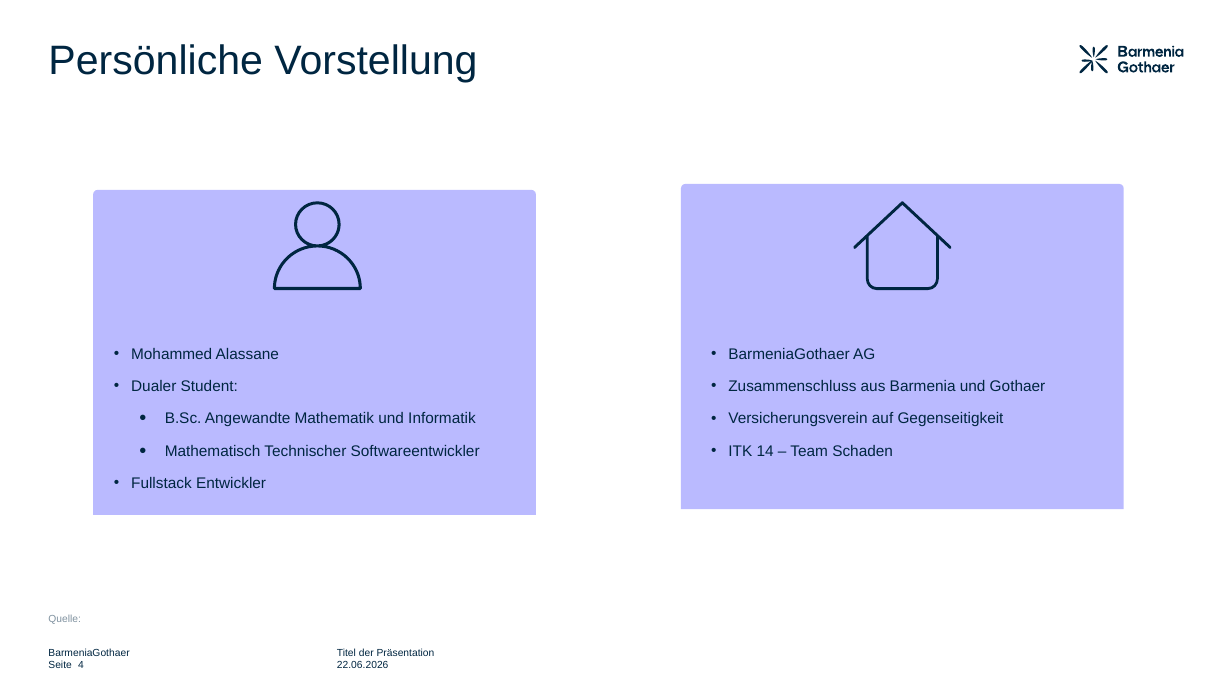
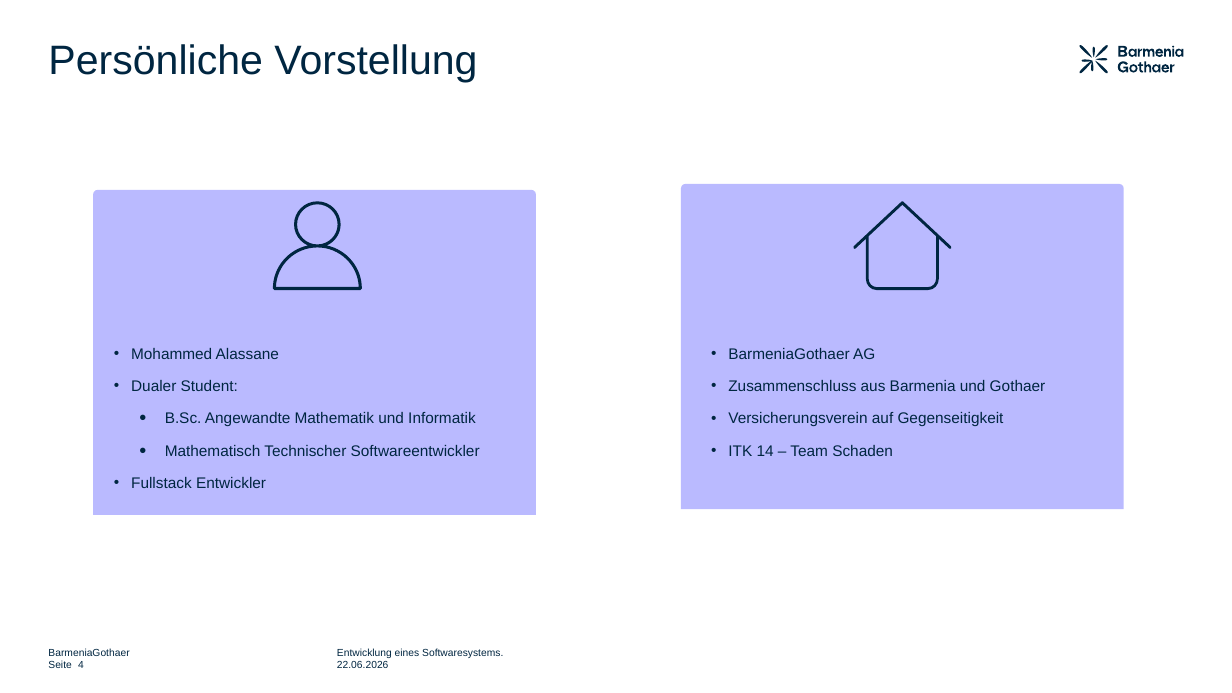
Before and after one commit to TheMonou/GroPro-IHK, a slide deck: slide 4 of Dokumentation/Entwicklung eines Softwaresystems.pptx. Drawn at 1232x693 pixels with LibreOffice and Linux fonts; fonts in the diff are those of the drawing. Boxes give left, top, right and bottom in pixels: in the first picture for what was removed or moved away, otherwise in the second. Text is boxed around its words. In the diff, an @@ line names an element or a change of style, - is before the commit and + after.

```diff
--- a/Dokumentation/Entwicklung eines Softwaresystems.pptx
+++ b/Dokumentation/Entwicklung eines Softwaresystems.pptx
@@ text removed at bbox=[48, 615, 81, 624] @@
-Quelle:
@@ text at bbox=[337, 648, 503, 658]: text changed @@
-Titel der Präsentation
+Entwicklung eines Softwaresystems.
```
Also in this commit, not shown: 9 other slides changed, 22 slides added, 53 slides removed.
